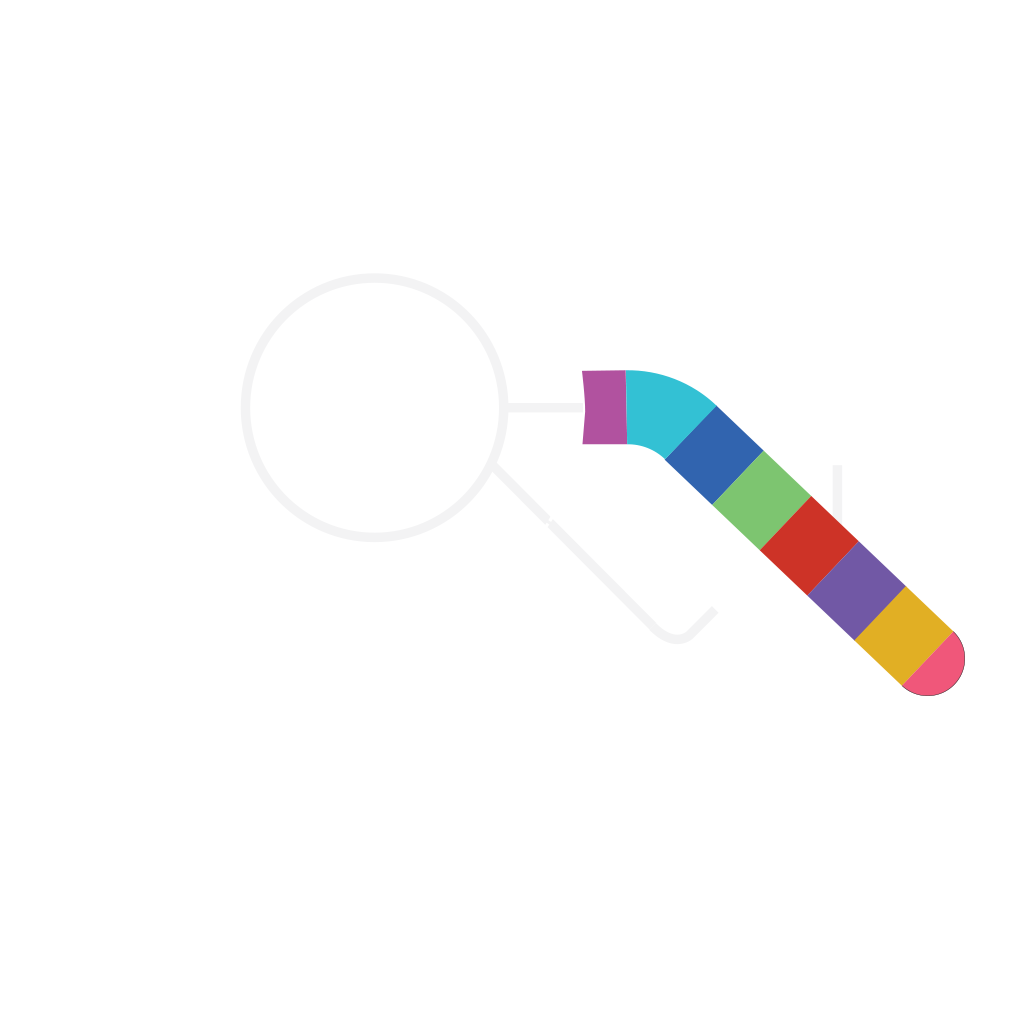
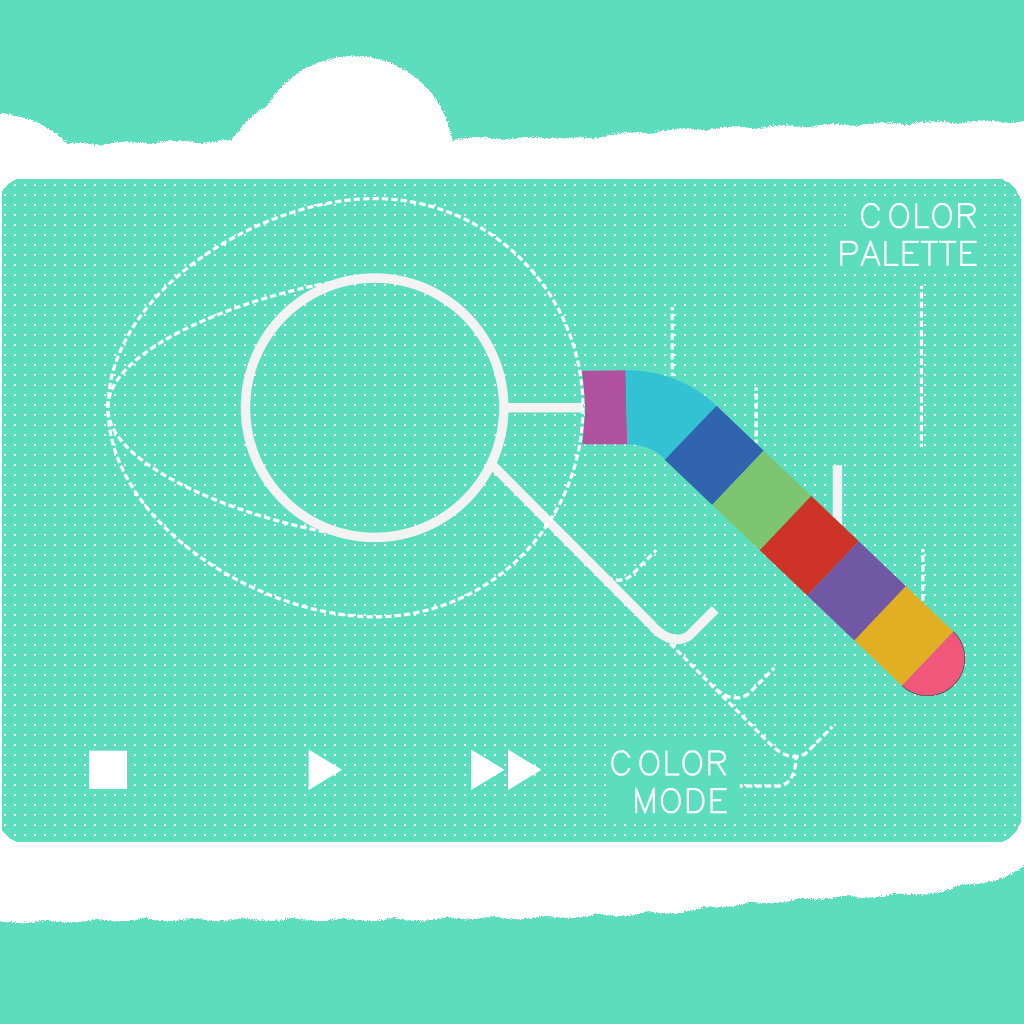
Before/after of a 1024px x 1024px layered artwork. What changed in the layer stack:
added layer "Dots copy" (dissolve) above "Dots" over [0, 55, 1024, 924]
hid "Dots" over [0, 55, 1024, 924]
showed "Layer 1" over [0, 0, 1024, 1024]
